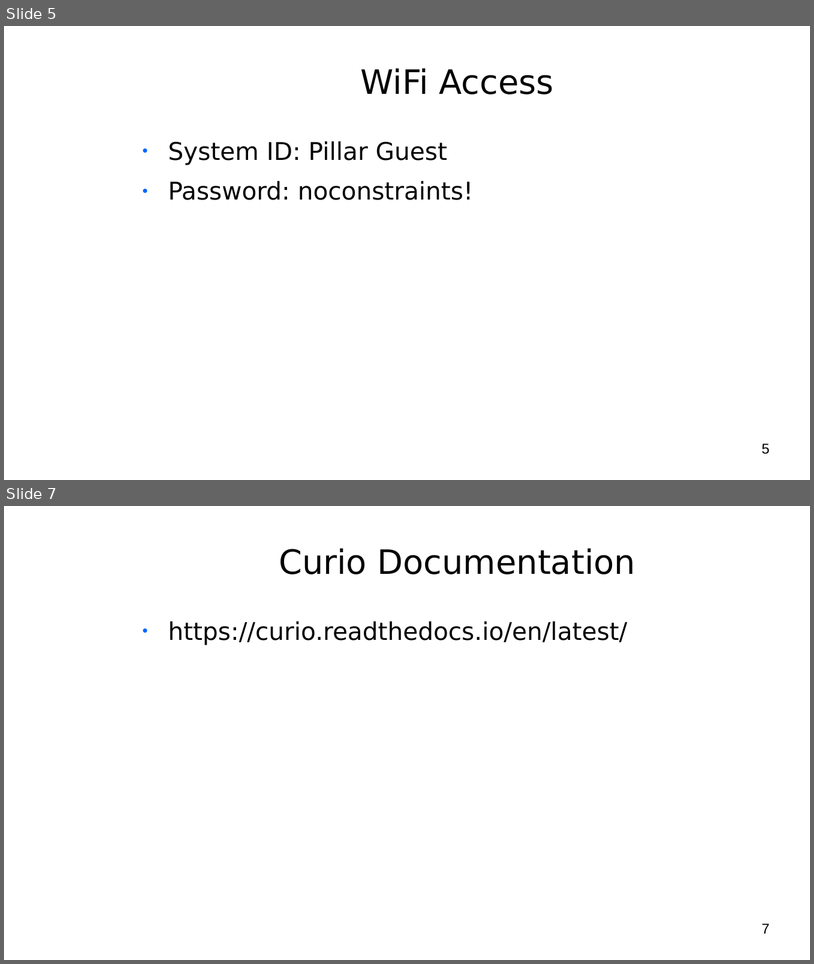
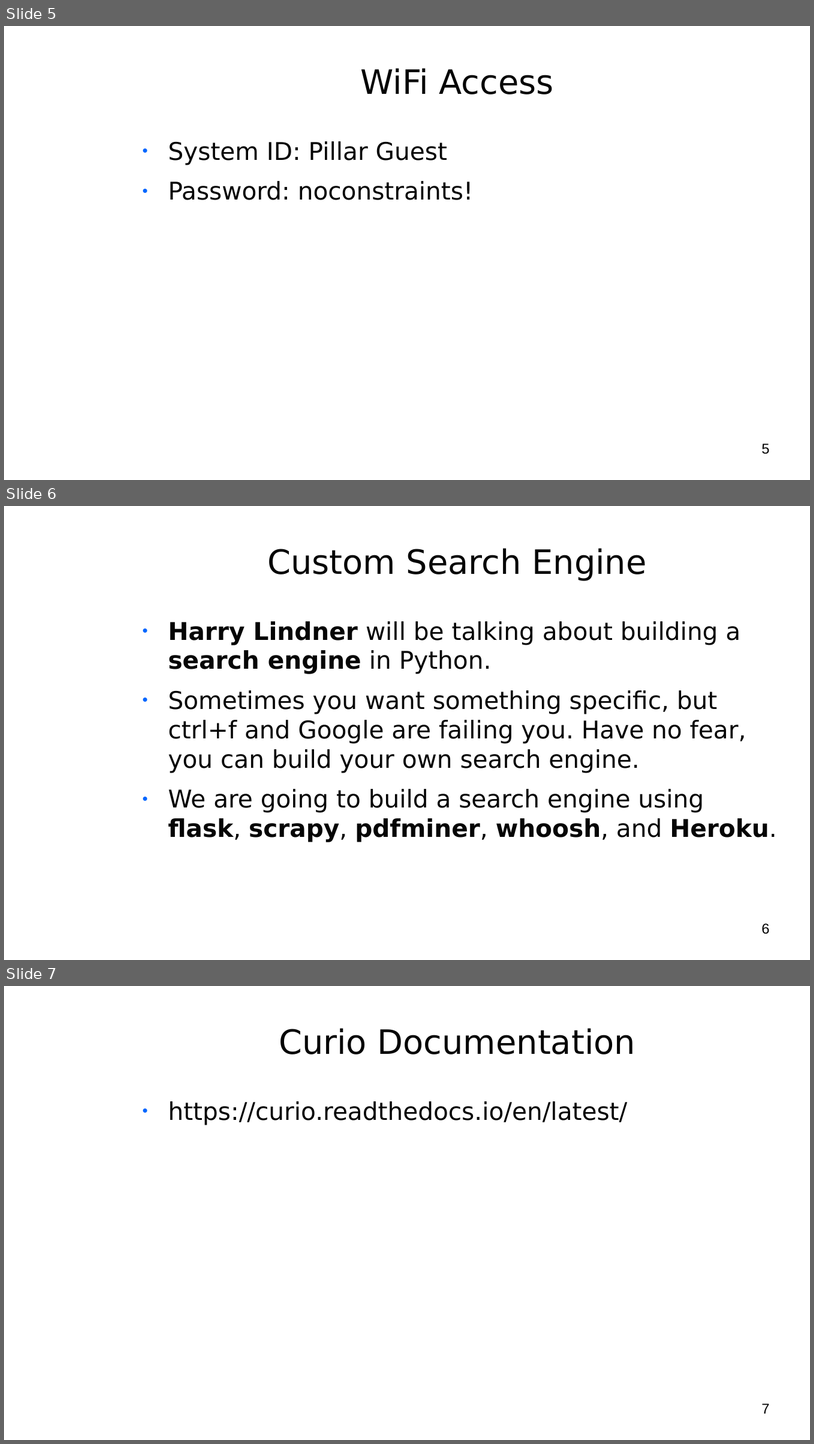
Before and after one commit to cohpy/PreMeetingBanners, a slide deck: Pre-meeting Banners.odp. Shown one above the other, each under a label of ours: slides 5 and 7 before the commit, slides 5, 6 and 7 after it; the slides between them are not shown. The pictures are 814x964 and 814x1444 pixels, drawn with LibreOffice and Linux fonts; fonts in the diff are those of the drawing; background and template pictures are left out. Boxes give left, top, right and bottom in pixels: in the first picture for what was removed or moved away, otherwise in the second. Text is boxed around its words. In the diff, an @@ line names an element or a change of style, - is before the commit and + after.

```diff
--- a/Pre-meeting Banners.odp
+++ b/Pre-meeting Banners.odp
@@ slide 6 added at box(4, 506, 810, 960), background picture (left out) @@
@@ title added at box(267, 548, 647, 581), 33 pt, text #050505 @@
+Custom Search Engine
@@ text added at box(168, 621, 777, 842), 24 pt, text #050505 @@
+● Harry Lindner will be talking about building a search engine in Python.
+● Sometimes you want something specific, but ctrl+f and Google are failing you. Have no fear, you can build your own search engine.
+● We are going to build a search engine using flask, scrapy, pdfminer, whoosh, and Heroku.
@@ page number added at box(762, 923, 770, 934), 14 pt, text #000000 @@
+6
```
Also in this commit, not shown: 1 slide removed.
